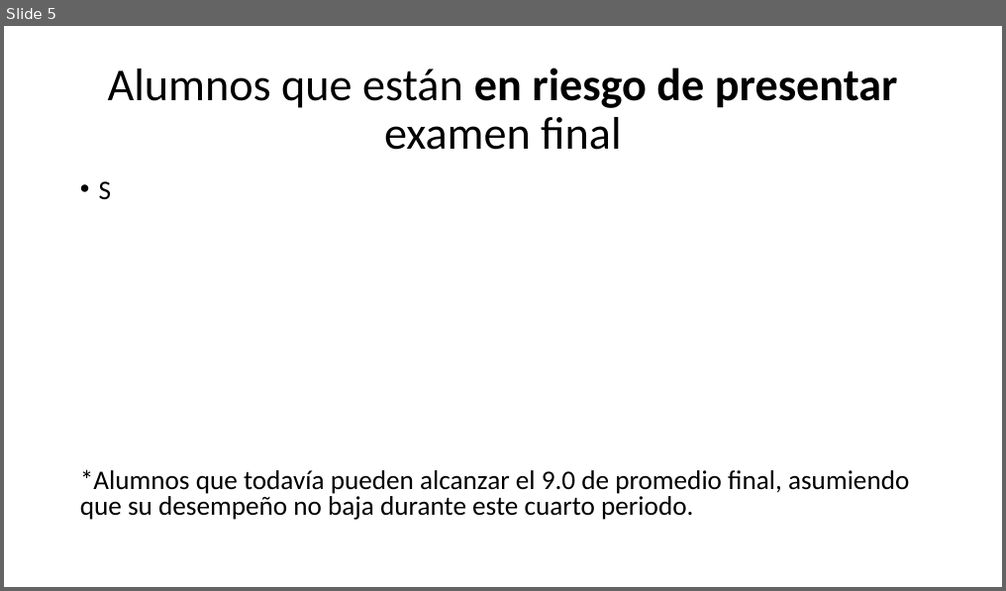
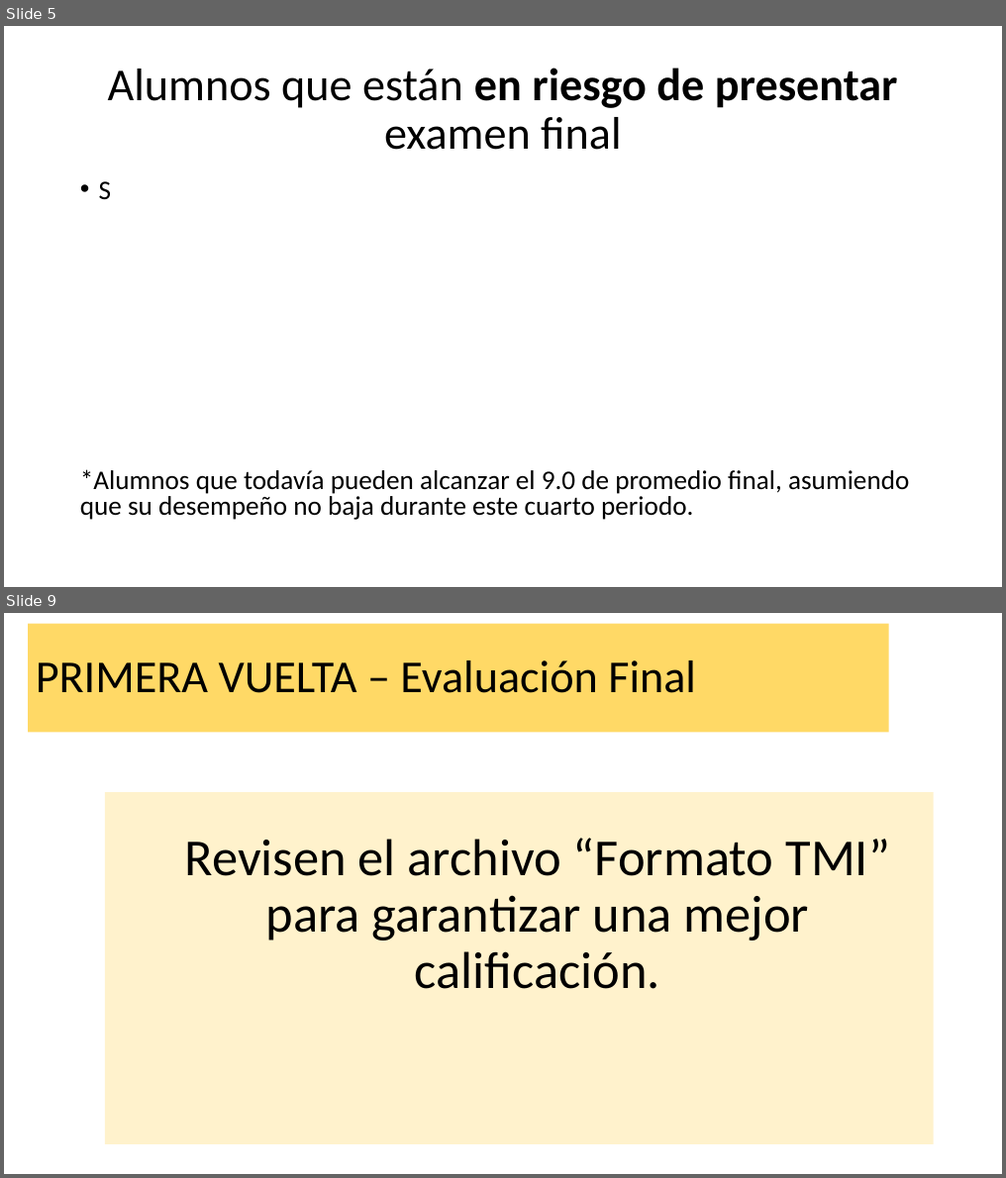
Before and after one commit to Adrifelcha/afchavez-019, a slide deck: JeanPiaget/2019-2020/Cuarentena/Evaluación Final.pptx. Shown one above the other, each under a label of ours: slide 5 before the commit, slides 5 and 9 after it; the slides between them are not shown. The pictures are 1006x591 and 1006x1178 pixels, drawn with LibreOffice and Linux fonts; fonts in the diff are those of the drawing. Boxes give left, top, right and bottom in pixels: in the first picture for what was removed or moved away, otherwise in the second. Text is boxed around its words. In the diff, an @@ line names an element or a change of style, - is before the commit and + after.

```diff
--- a/JeanPiaget/2019-2020/Cuarentena/Evaluación Final.pptx
+++ b/JeanPiaget/2019-2020/Cuarentena/Evaluación Final.pptx
@@ slide 9 added at (x1=4, y1=613, x2=1002, y2=1174), background #FFFFFF @@
@@ title added at (x1=28, y1=624, x2=889, y2=732), fill #FFD966, 44 pt, text #000000 @@
+PRIMERA VUELTA – Evaluación Final
@@ text added at (x1=105, y1=792, x2=934, y2=1145), fill #FFF2CC, 50 pt, text #000000 @@
+  Revisen el archivo “Formato TMI” para garantizar una mejor calificación.
```
Also in this commit, not shown: 3 slides changed, 2 other slides added, 26 other files.
